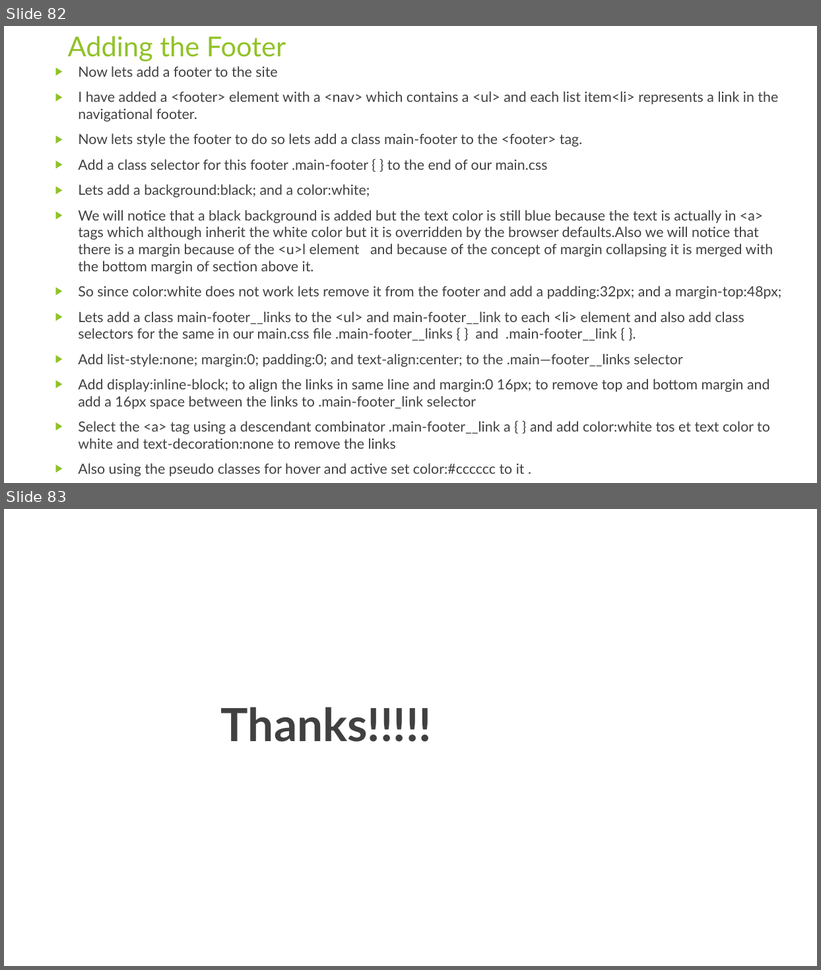
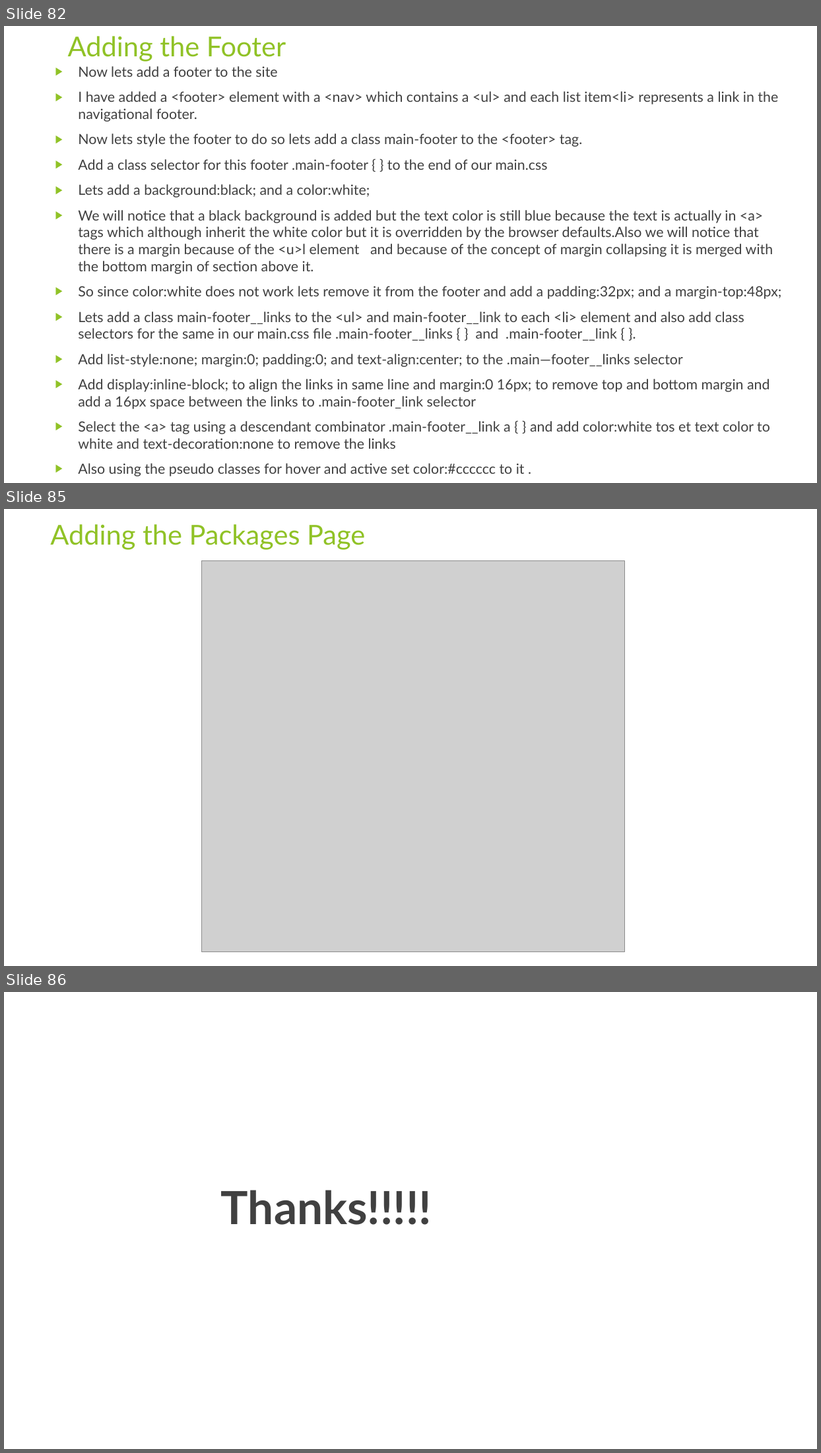
Before and after one commit to rudhrainfogain/CSS, a slide deck: PPT/Css-v5.pptx. Shown one above the other, each under a label of ours: slides 82 and 83 before the commit, slides 82, 85 and 86 after it; the slides between them are not shown. The pictures are 821x970 and 821x1453 pixels, drawn with LibreOffice and Linux fonts; fonts in the diff are those of the drawing; grey boxes stand for pictures. Boxes give left, top, right and bottom in pixels: in the first picture for what was removed or moved away, otherwise in the second. Text is boxed around its words. In the diff, an @@ line names an element or a change of style, - is before the commit and + after.

Commit message:
AddingPackagesPage

```diff
--- a/PPT/Css-v5.pptx
+++ b/PPT/Css-v5.pptx
@@ slide 85 added at <box>4,509,817,966</box>, background #FFFFFF @@
@@ title added at <box>50,524,365,550</box>, 32.4 pt, text #90C226 @@
+Adding the Packages Page
@@ picture added at <box>201,561,624,953</box> @@
@@ what was slide 83 is now slide 86 @@
```
Also in this commit, not shown: 2 other slides added, 5 other files.
